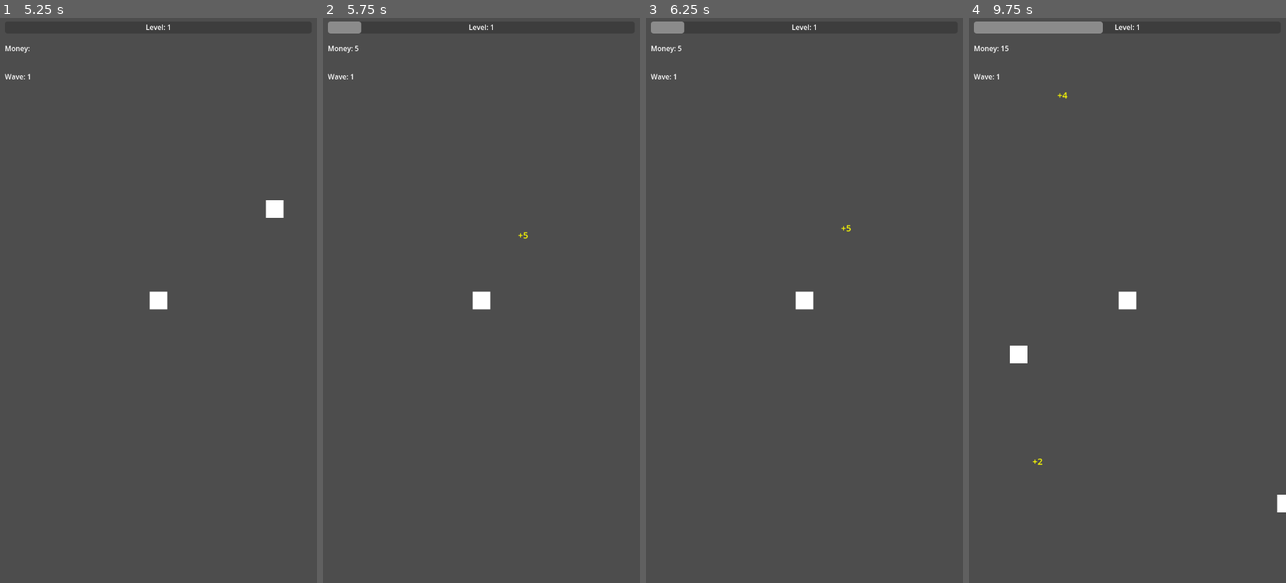
Above: before the commit, frames 1-4 (left to right).
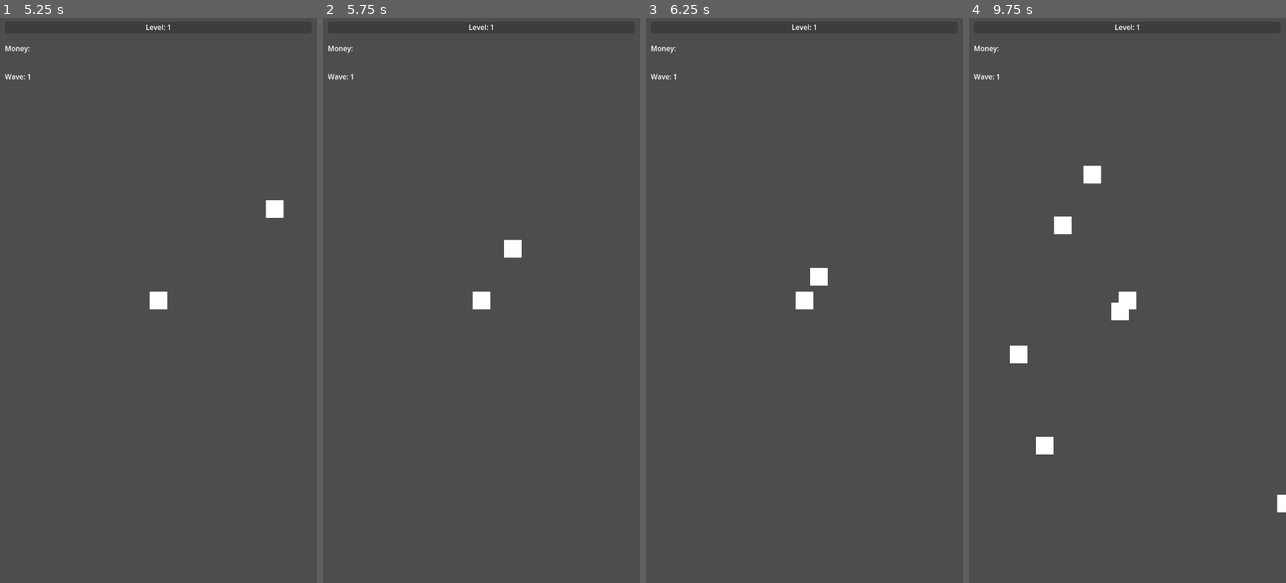
Above: after the commit, the same moments.

Repository: Davideee03/MobileComputing
Game: Godot game, scene res://Scenes/Towns/Town.tscn
The game is run twice, just before and just after one commit, with the same random seed, the same clock (stepped at 60 frames per second) and the same inputs.
Inputs (mouse positions are in pixels of both pictures, inside the frame that each line leads up to):
- Up to frame 1 (5.25 s): click "Start Wave" at 0.5 s; tap Enter at 1.25, 2.75, 4.25 s; move the mouse to (228, 272) at 1.27 s; click (228, 272) at 1.42 s; tap Space at 2, 3.5 s; drag from (95, 328) to (158, 300) at 2.02 s; move the mouse to (190, 176) at 2.77 s; click (190, 176) at 2.92 s; drag from (142, 413) to (63, 215) at 3.52 s; move the mouse to (253, 385) at 4.27 s; click (253, 385) at 4.42 s; drag from (63, 215) to (310, 193) at 5.02 s
- Up to frame 2 (5.75 s): no input
- Up to frame 3 (6.25 s): move the mouse to (820, 300) at 5.77 s; click (820, 300) at 5.92 s
- Up to frame 4 (9.75 s): drag from (1079, 159) to (1127, 300) at 6.52 s; move the mouse to (1197, 272) at 7.27 s; click (1197, 272) at 7.42 s; drag from (1064, 328) to (1127, 300) at 8.02 s; move the mouse to (1159, 176) at 8.77 s; click (1159, 176) at 8.92 s; drag from (1111, 413) to (1016, 475) at 9.52 s

Frame 1 is identical in both runs. In frame 2, 0.4% of the frame differs, in the area x 1-65%, y 0-43%; in frame 3, 0.4%; in frame 4, 1.6%, in the area x 1-51%, y 0-80%.
Error after the commit: Invalid call. Nonexistent function 'take_damage' in base 'Area2D'. (res://Scripts/Enemies/EnemyMovement.gd:27)

Commit message:
Bug fixed: fuel container position on wave2

Diff:
--- a/Scenes/Player/Player.tscn
+++ b/Scenes/Player/Player.tscn
@@ -74,7 +74,8 @@
 
 [node name="Hitbox" type="Area2D" parent="."]
 collision_layer = 2
-collision_mask = 4
+collision_mask = 0
+monitoring = false
 
 [node name="CollisionShape2D" type="CollisionShape2D" parent="Hitbox"]
 shape = SubResource("RectangleShape2D_klpek")
@@ -84,6 +85,7 @@
 
 [node name="ShootSystem" type="Node" parent="."]
 script = ExtResource("6_f7t2u")
+can_shoot = false
 
 [connection signal="area_entered" from="EmeyDetector" to="ShootSystem" method="_on_emey_detector_area_entered"]
 [connection signal="area_exited" from="EmeyDetector" to="ShootSystem" method="_on_emey_detector_area_exited"]
--- a/Scripts/Fuel/FuelContainer.gd
+++ b/Scripts/Fuel/FuelContainer.gd
@@ -8,7 +8,8 @@
 #Reparent the current node in order to
 #follow the player copying his transform
 func follow_player():
-	reparent(player, false)
+	reparent(player)
+	position = Vector2(0,0)
 
 #Wait a process frame, then reparent the node
 #keeping the current transform
